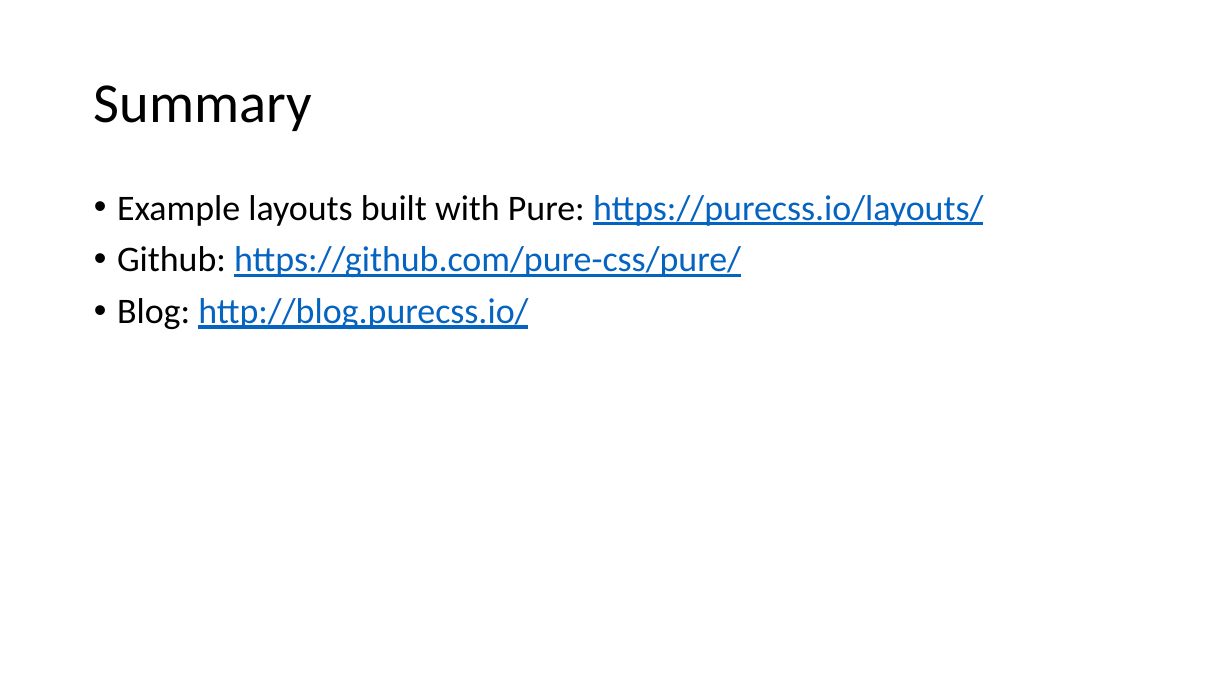
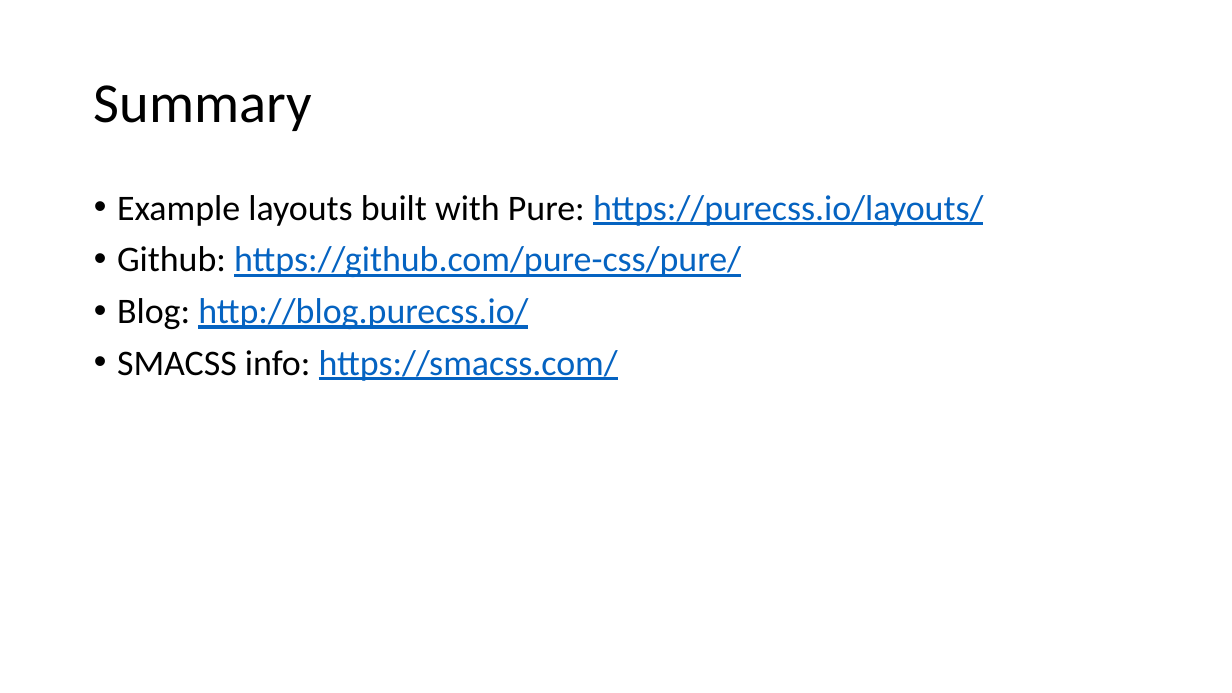
Before and after one commit to jeremyryan/swe_632_tech_talk, a slide deck: slide 11 of SWE_632_Tech_Talk.pptx (slide 10 before the commit). Drawn at 1232x693 pixels with LibreOffice and Linux fonts; fonts in the diff are those of the drawing. Boxes give left, top, right and bottom in pixels: in the first picture for what was removed or moved away, otherwise in the second. Text is boxed around its words. In the diff, an @@ line names an element or a change of style, - is before the commit and + after.

```diff
--- a/SWE_632_Tech_Talk.pptx
+++ b/SWE_632_Tech_Talk.pptx
@@ text at (117,350,618,381): paragraph added @@
+• SMACSS info: https://smacss.com/
```
Also in this commit, not shown: 1 slide added, 1 other file.
